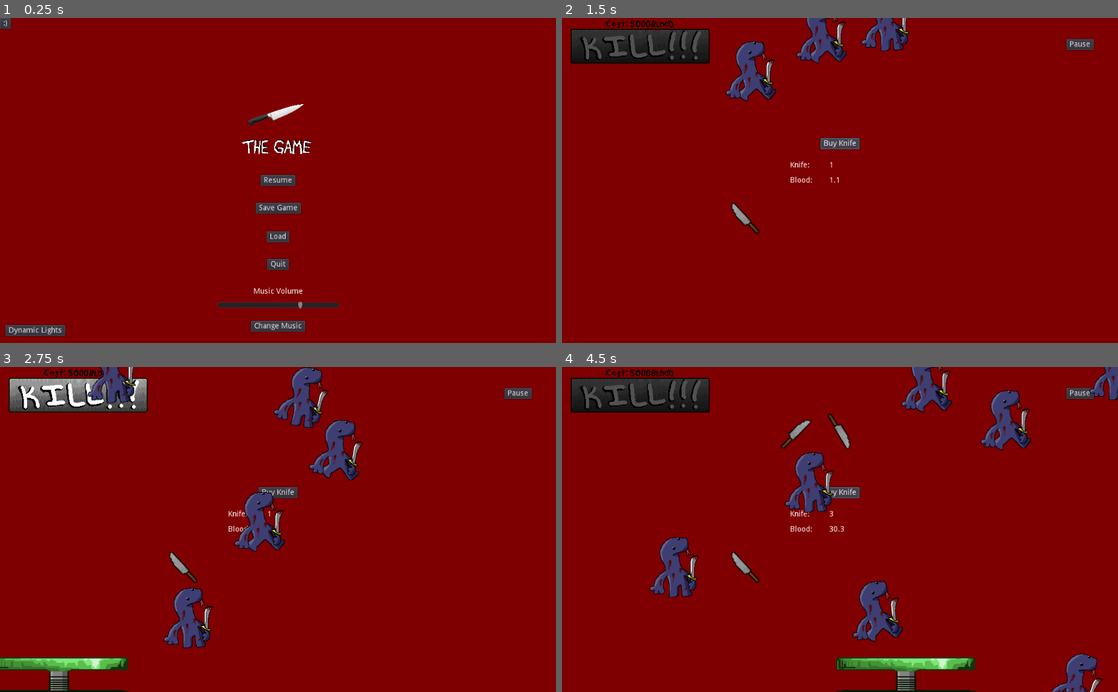
Above: before the commit, frames 1-4 (two rows, left to right).
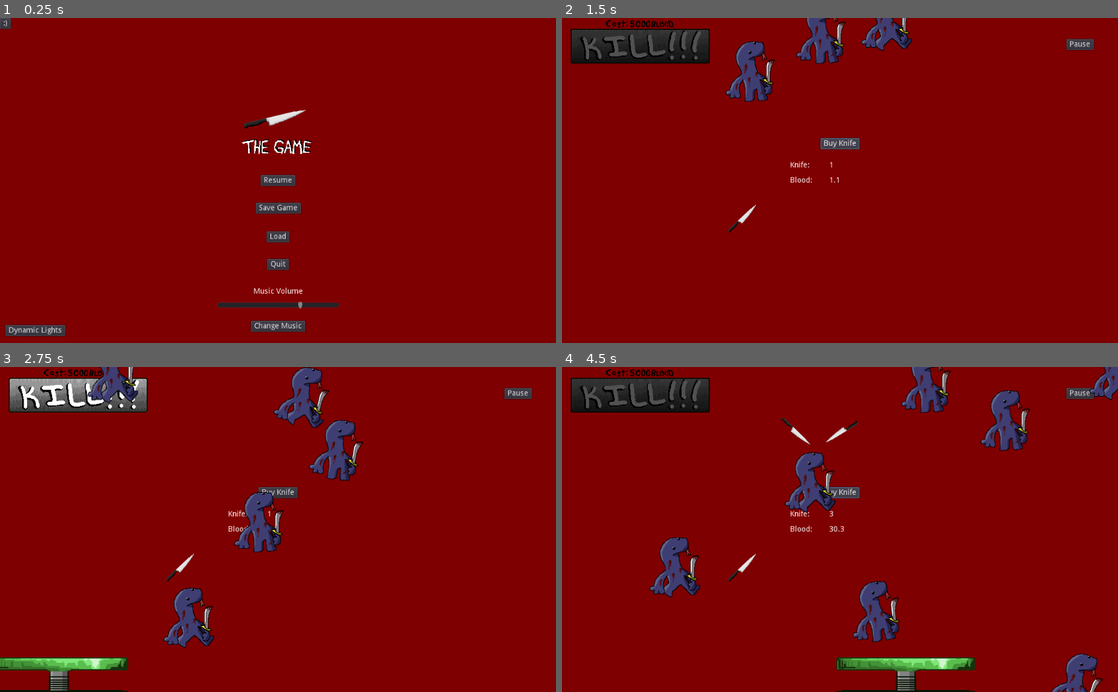
Above: after the commit, the same moments.

Repository: KartoffelDrache/Idle-Game-1
Game: Godot game, scene res://Main.tscn
The game is run twice, just before and just after one commit, with the same random seed, the same clock (stepped at 60 frames per second) and the same inputs.
Inputs (mouse positions are in pixels of both pictures, inside the frame that each line leads up to):
- Up to frame 1 (0.25 s): no input
- Up to frame 2 (1.5 s): click "Resume" at 0.5 s; click "Buy Knife" at 1.25 s
- Up to frame 3 (2.75 s): click (77, 396) at 2 s
- Up to frame 4 (4.5 s): click "Buy Knife" at 2.75 s; click (639, 396) at 3.5 s; click "Buy Knife" at 4.25 s

The runs differ from the first frame. In frame 1, 0.3% of the frame differs, in the area x 43-55%, y 26-35%; in frame 2, 0.7%; in frame 3, 1.0%; in frame 4, 1.5%, in the area x 18-100%, y 5-85%.

Commit message:
Update 5.2

Diff:
--- a/Dude.tscn
+++ b/Dude.tscn
@@ -27,6 +27,7 @@
 [node name="AnimatedSprite" type="AnimatedSprite" parent="."]
 frames = SubResource( 1 )
 animation = "walk"
+frame = 1
 playing = true
 
 [node name="CollisionShape2D" type="CollisionShape2D" parent="."]
--- a/HUD.gd
+++ b/HUD.gd
@@ -19,6 +19,7 @@
 var count3 = 0.0
 var spring_switch = true
 var playdudes = true
+var boing_ready = false
 export(PackedScene) var knive_scene
 export(PackedScene) var dude_scene
 export(PackedScene) var star_scene
@@ -67,7 +68,7 @@
 func _on_PauseScreen_loading():
 	emit_signal("loading")
 
-func _on_Main_loaded(loadknives,loadblood,loadcoop):
+func _on_Main_loaded(loadknives,loadblood,loadcoop,volume_start):
 	knives = loadknives
 	blood = loadblood
 	coop_built = loadcoop
@@ -90,6 +91,7 @@
 		dude_spawn_location.offset = randi()
 		dude.position = dude_spawn_location.position
 		add_child(dude)
+	boing_ready = true
 
 func _on_PauseScreen_spin():
 	spin = true
@@ -107,7 +109,7 @@
 		spring_switch = true
 
 func _on_Spring_bounce():
-	if play:
+	if play and boing_ready:
 		emit_signal("bounce")
 
 func _on_KillButton_pressed():
--- a/Knife.tscn
+++ b/Knife.tscn
@@ -1,10 +1,10 @@
 [gd_scene load_steps=2 format=2]
 
-[ext_resource path="res://knife.png" type="Texture" id=1]
+[ext_resource path="res://Knifey.png" type="Texture" id=1]
 
 [node name="Knife" type="Node2D" groups=["entities"]]
 scale = Vector2( 0.2, 0.2 )
 
 [node name="Sprite" type="Sprite" parent="."]
-scale = Vector2( 10, 10 )
+scale = Vector2( 3, 3 )
 texture = ExtResource( 1 )
--- a/PauseScreen.tscn
+++ b/PauseScreen.tscn
@@ -4,7 +4,7 @@
 [ext_resource path="res://Silver-Kitchen-Knife-Transparent-Background.png" type="Texture" id=2]
 [ext_resource path="res://CatWizard.tscn" type="PackedScene" id=3]
 [ext_resource path="res://TheGameTitle2.png" type="Texture" id=4]
-[ext_resource path="res://knife.png" type="Texture" id=5]
+[ext_resource path="res://Knifey.png" type="Texture" id=5]
 
 [node name="PauseScreen" type="CanvasLayer"]
 script = ExtResource( 1 )
@@ -94,6 +94,7 @@
 text = ":)"
 
 [node name="RealKnifePic" type="TextureRect" parent="."]
+visible = false
 anchor_left = 0.5
 anchor_top = 0.5
 anchor_right = 0.5
@@ -106,19 +107,16 @@
 texture = ExtResource( 2 )
 
 [node name="KnifePic" type="TextureRect" parent="."]
-visible = false
 anchor_left = 0.5
 anchor_top = 0.5
 anchor_right = 0.5
 anchor_bottom = 0.5
-margin_left = -67.0
-margin_top = -84.0
-margin_right = -59.0
-margin_bottom = -46.0
-rect_rotation = -109.3
-rect_scale = Vector2( 4, 4 )
+margin_left = -64.0
+margin_top = -107.0
+margin_right = 56.0
+margin_bottom = -82.0
+rect_rotation = -13.5
 texture = ExtResource( 5 )
-flip_v = true
 
 [node name="MusicVolume" type="Label" parent="."]
 anchor_left = 0.5
Binary file added: Knifey.png
Not shown, added: Knifey.png.import
